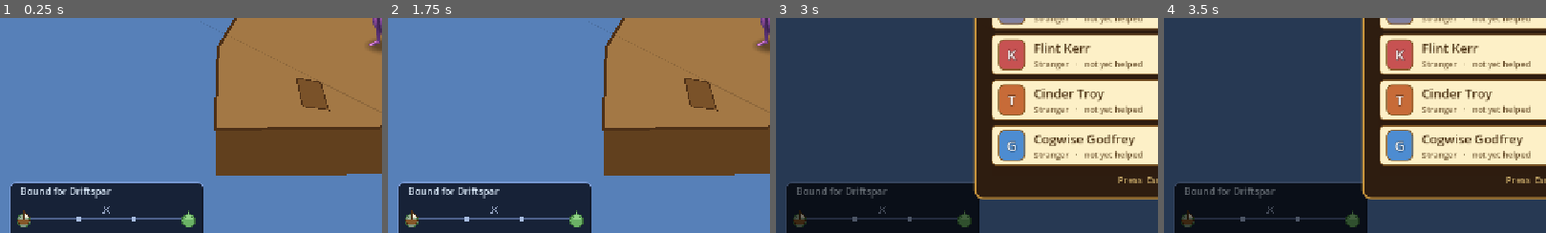
Above: before the commit, frames 1-4 (left to right).
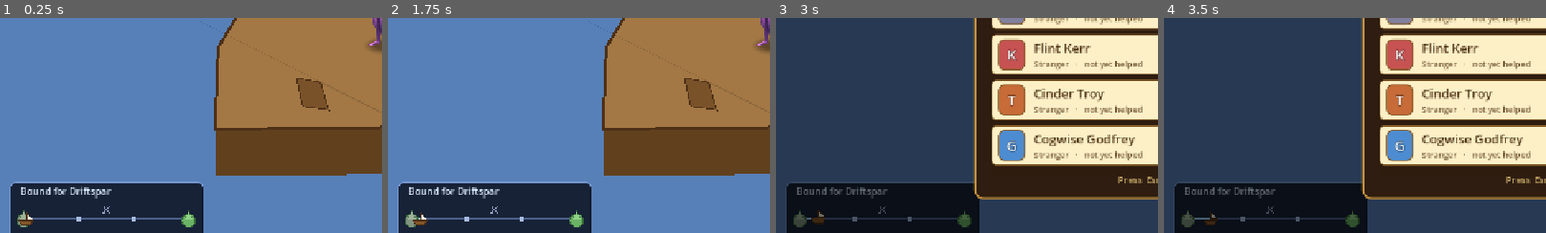
Above: after the commit, the same moments.

Repository: TairoyZone/shivaliva-shanty
Game: Godot game, scene res://levels/ship_deck/ship_deck.tscn
Same seed, same stepped clock (60 frames per second), same inputs: the game is played once before the commit and once after it. This scene is started directly instead of the project's main scene.
Inputs:
- Up to frame 1 (0.25 s): no input
- Up to frame 2 (1.75 s): click "!" at 0.5 s; click "X" at 1.25 s
- Up to frame 3 (3 s): click "♥ Hearts" at 2 s; click "★ Profile" at 2.75 s
- Up to frame 4 (3.5 s): no input
The pictures show only the part of the screen within x 0-50%, y 44-94%; the shares and areas given below are measured in that part.

The runs differ from the first frame. In frame 1, 0.1% of the frame differs, in the area x 4-9%, y 89-97%; in frame 2, 0.2%, in the area x 4-11%, y 89-97%; in frame 3, 0.2%; in frame 4, 0.2%.

Commit message:
feat(voyage): the sloop sails in real time (continuous creep + bob)
Troy: "i dont see it going or progressing in real time" — the chart only
hopped between stops after a leg resolved, and was a fresh instance per
screen, so while playing the Loft the ship just sat there.

- _process now sails the sloop every frame: a steady forward CREEP toward
  ~80% of the current leg (so you always see her making way) + a gentle BOB
  on the wind. Clearing a stop nudges the goal a leg onward and she sails on
  through the node.
- Position persists across the deck<->Loft swap via PlayerState.voyage_ship_t
  (reset to 0 on Accept / demo-seed), so the motion is continuous and never
  teleports back to the stop on a scene change — she resumes exactly where
  she was and sails smoothly through a just-cleared stop.
- Dropped the per-resolve Tween (continuous motion supersedes it); set_route's
  `animate` arg is now vestigial.

Co-Authored-By: Claude Opus 4.8 <noreply@anthropic.com>

Diff:
--- a/autoloads/player_state.gd
+++ b/autoloads/player_state.gd
@@ -261,6 +261,9 @@
 ## True from boarding a crew (Accept) until you disembark — lets the voyage stations (e.g.
 ## the Loft) know they're being played AS PART of a pillage, so they can show the chart.
 var voyage_active : bool = false
+## The voyage chart sloop's live position (0..1 along the whole route). Persisted across the
+## deck↔Loft scene swaps so she keeps sailing CONTINUOUSLY instead of snapping back each load.
+var voyage_ship_t : float = 0.0
 
 ## Transient: the chosen Skirmish-duel opponent's NPC resource path. Set by the
 ## Spar post's challenge picker; consumed (and cleared) by SkirmishDuel on load.
--- a/interface/voyage_chart/voyage_chart.gd
+++ b/interface/voyage_chart/voyage_chart.gd
@@ -39,11 +39,19 @@
 var _log : Array = []
 var _encounters : Array = []
 var _haul : int = 0
-var _ship_t : float = 0.0        # animated 0..1 along the track (origin → destination)
-var _tw : Tween
-var _bg : StyleBoxFlat            # self-drawn panel backing (so any scene can drop us in bare)
+var _ship_t : float = 0.0        # current sloop position, 0..1 along the track
+var _goal_t : float = 0.0        # where she's sailing toward right now (continuous creep)
+var _inited : bool = false       # snap to the start stop on the first feed, then creep
+var _bob : float = 0.0           # bob phase (gentle real-time sway on the wind)
+var _bg : StyleBoxFlat           # self-drawn panel backing (so any scene can drop us in bare)
 
 const SIZE : Vector2 = Vector2(326.0, 116.0)
+## Real-time sailing: the sloop steadily creeps toward ~80% of the CURRENT leg (so you always
+## SEE her making way while you work), and clearing a stop nudges the goal a leg further on.
+const CREEP_SPEED : float = 0.05     # track-fraction per second
+const CREEP_FRAC : float = 0.8       # how far into the working leg she sails before the stop
+const BOB_RATE : float = 2.4
+const BOB_AMP : float = 2.5
 
 
 func _ready() -> void:
@@ -86,10 +94,11 @@
 		PlayerState.pillage_log, PlayerState.pillage_encounters, haul, animate)
 
 
-# Feed the live route. `animate` slides the sloop from the previous stop to `done`
-# (call it true only right after a leg resolves, so the hop is SHOWN, not popped).
+# Feed the live route. The sloop SAILS toward her goal continuously (see _process); a cleared
+# stop just moves the goal a leg onward, so she keeps making way rather than teleporting.
+# (`animate` is vestigial now that motion is continuous — kept for the call sites.)
 func set_route(dest: String, total: int, done: int, leg_log: Array, encounters: Array,
-		haul: int, animate: bool) -> void:
+		haul: int, _animate: bool = false) -> void:
 
 	_dest = dest
 	_total = maxi(1, total)
@@ -97,23 +106,25 @@
 	_log = leg_log
 	_encounters = encounters
 	_haul = haul
-	var target : float = clampf(float(done) / float(_total), 0.0, 1.0)
-	if _tw != null and _tw.is_valid():
-		_tw.kill()
-	if animate and done > 0 and is_inside_tree():
-		var from : float = clampf(float(done - 1) / float(_total), 0.0, 1.0)
-		_ship_t = from
-		_tw = create_tween()
-		_tw.tween_method(_set_ship_t, from, target, 0.55) \
-			.set_trans(Tween.TRANS_SINE).set_ease(Tween.EASE_IN_OUT)
+	if done >= _total:
+		_goal_t = 1.0                                              # arrived — sail up to the isle
 	else:
-		_ship_t = target
+		_goal_t = clampf((float(done) + CREEP_FRAC) / float(_total), 0.0, 1.0)
+	if not _inited:
+		# Resume exactly where the sloop was on the last screen (capped only so she can't
+		# overshoot the goal), so deck↔Loft swaps stay continuous AND a just-cleared stop lets
+		# her sail smoothly THROUGH the node rather than snapping onto it.
+		_ship_t = clampf(PlayerState.voyage_ship_t, 0.0, _goal_t)
+		_inited = true
 	queue_redraw()
 
 
-func _set_ship_t(v: float) -> void:
-
-	_ship_t = v
+# Sail toward the goal every frame + bob on the wind — the "real-time" motion.
+func _process(delta: float) -> void:
+
+	_ship_t = move_toward(_ship_t, _goal_t, CREEP_SPEED * delta)
+	PlayerState.voyage_ship_t = _ship_t   # carry the position across scene swaps
+	_bob += delta
 	queue_redraw()
 
 
@@ -169,8 +180,9 @@
 		draw_circle(Vector2(_node_x(i), TRACK_Y), 4.0, WAYPOINT)
 	_draw_island(Vector2(_node_x(_total), TRACK_Y), ISLE, ISLE_PEAK)
 
-	# The sloop, sailing the line (drawn last so it rides on top).
-	_draw_ship(Vector2(ship_x, TRACK_Y))
+	# The sloop, sailing the line + a gentle bob on the wind (drawn last so she rides on top).
+	var bob_y : float = sin(_bob * BOB_RATE) * BOB_AMP
+	_draw_ship(Vector2(ship_x, TRACK_Y + bob_y))
 
 	# Footer: stop tally (left) + haul (right).
 	if font != null:
--- a/interface/voyages_board/voyages_board.gd
+++ b/interface/voyages_board/voyages_board.gd
@@ -192,6 +192,7 @@
 	PlayerState.pillage_log = []
 	PlayerState.pillage_phase = 0
 	PlayerState.voyage_active = true
+	PlayerState.voyage_ship_t = 0.0   # a fresh voyage sets out from the home isle
 	if get_tree() != null:
 		get_tree().paused = false
 	get_tree().change_scene_to_file(SHIP_DECK_SCENE)
--- a/levels/ship_deck/ship_deck.gd
+++ b/levels/ship_deck/ship_deck.gd
@@ -122,6 +122,7 @@
 	PlayerState.pillage_log = []
 	PlayerState.pillage_encounters = ["", "a marine cutter", ""]
 	PlayerState.voyage_active = true
+	PlayerState.voyage_ship_t = 0.0
 
 
 # --- Pillage phase ----------------------------------------------------
